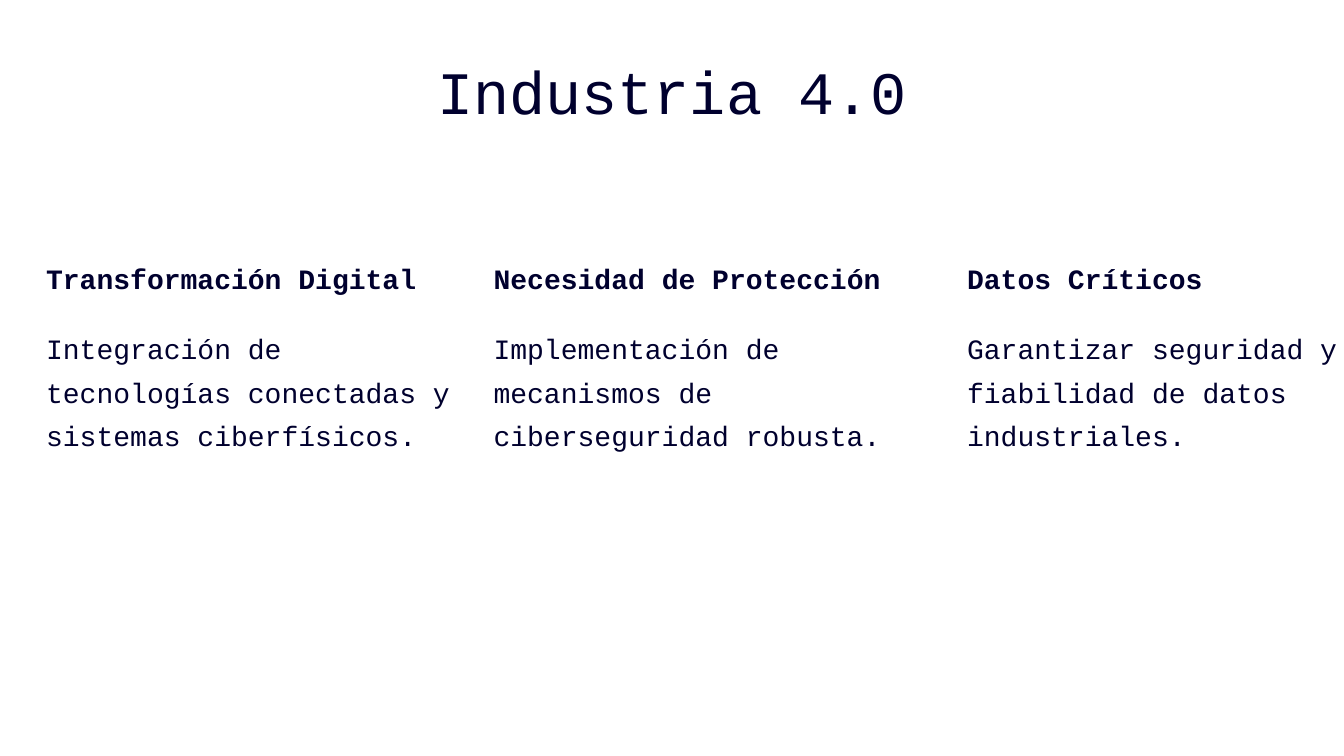
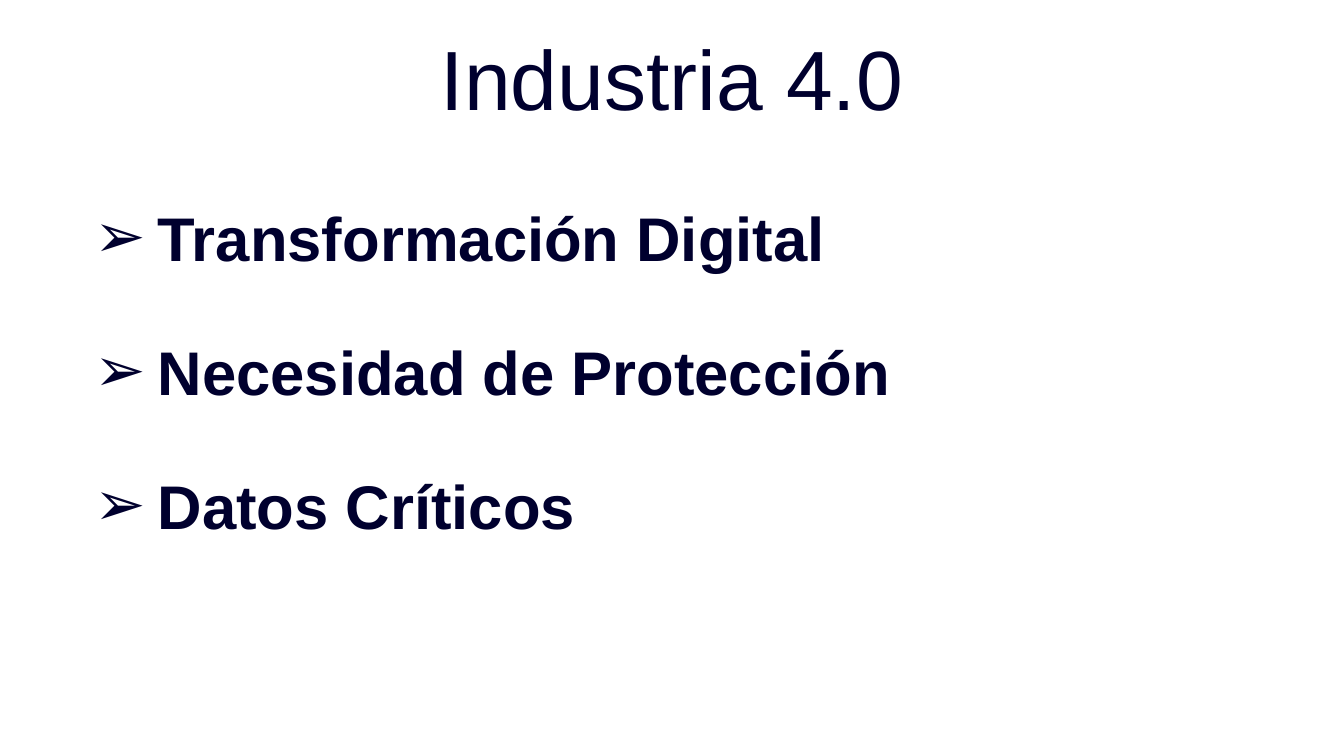
Before and after one commit to NeoUroboros/AnomalyDetection, a slide deck: slide 2 of Deteccion Bien.pptx. Drawn at 1344x756 pixels with LibreOffice and Linux fonts; fonts in the diff are those of the drawing. Boxes give left, top, right and bottom in pixels: in the first picture for what was removed or moved away, otherwise in the second. Text is boxed around its words. In the diff, an @@ line names an element or a change of style, - is before the commit and + after.

```diff
--- a/Deteccion Bien.pptx
+++ b/Deteccion Bien.pptx
@@ text "Industria 4.0" at [441, 49, 903, 111]: size 43 to 60 pt, font Courier New to Arial @@
@@ text "Transformación Digital": place and size @@
-text "Transformación Digital" at [46, 269, 416, 295]
+text "Transformación Digital" at [158, 215, 825, 272]
@@ text removed at [46, 340, 450, 447] @@
-Integración de tecnologías conectadas y sistemas ciberfísicos.
@@ text "Necesidad de Protección": place and size @@
-text "Necesidad de Protección" at [494, 269, 880, 290]
+text "Necesidad de Protección" at [158, 349, 890, 396]
@@ text removed at [494, 340, 881, 452] @@
-Implementación de mecanismos de ciberseguridad robusta.
@@ text removed at [967, 340, 1337, 447] @@
-Garantizar seguridad y fiabilidad de datos industriales.
@@ size 20 to 44 pt, font Courier New to Arial; bullet none to ➢ in 3 elements at [158, 215, 825, 272], [158, 349, 890, 396], [158, 483, 575, 530] @@
@@ text "Datos Críticos": place and size @@
-text "Datos Críticos" at [967, 269, 1203, 290]
+text "Datos Críticos" at [158, 483, 575, 530]
```
Also in this commit, not shown: 13 other slides changed, 10 slides added, 1 slide removed, 10 other files.
